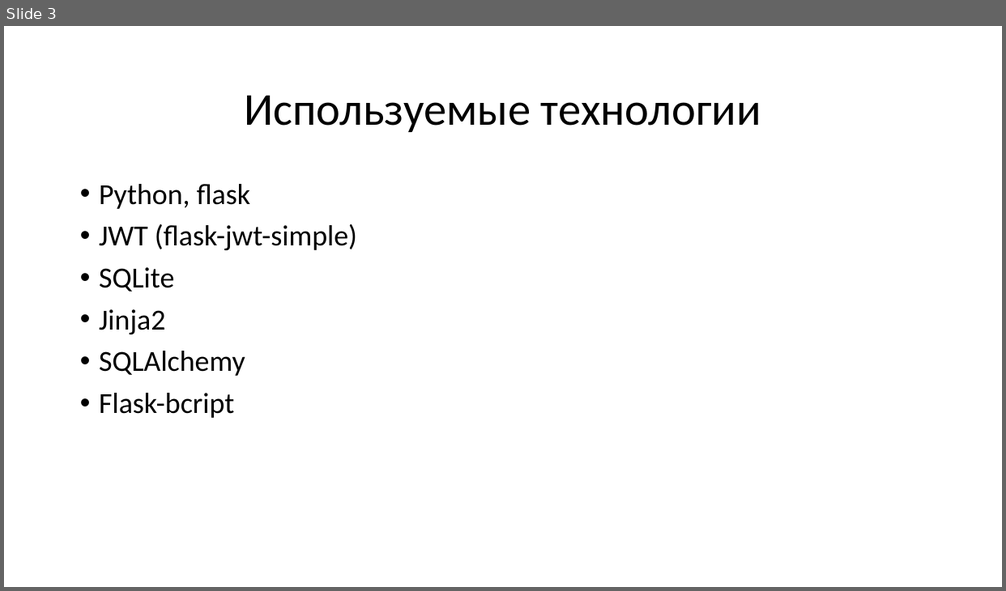
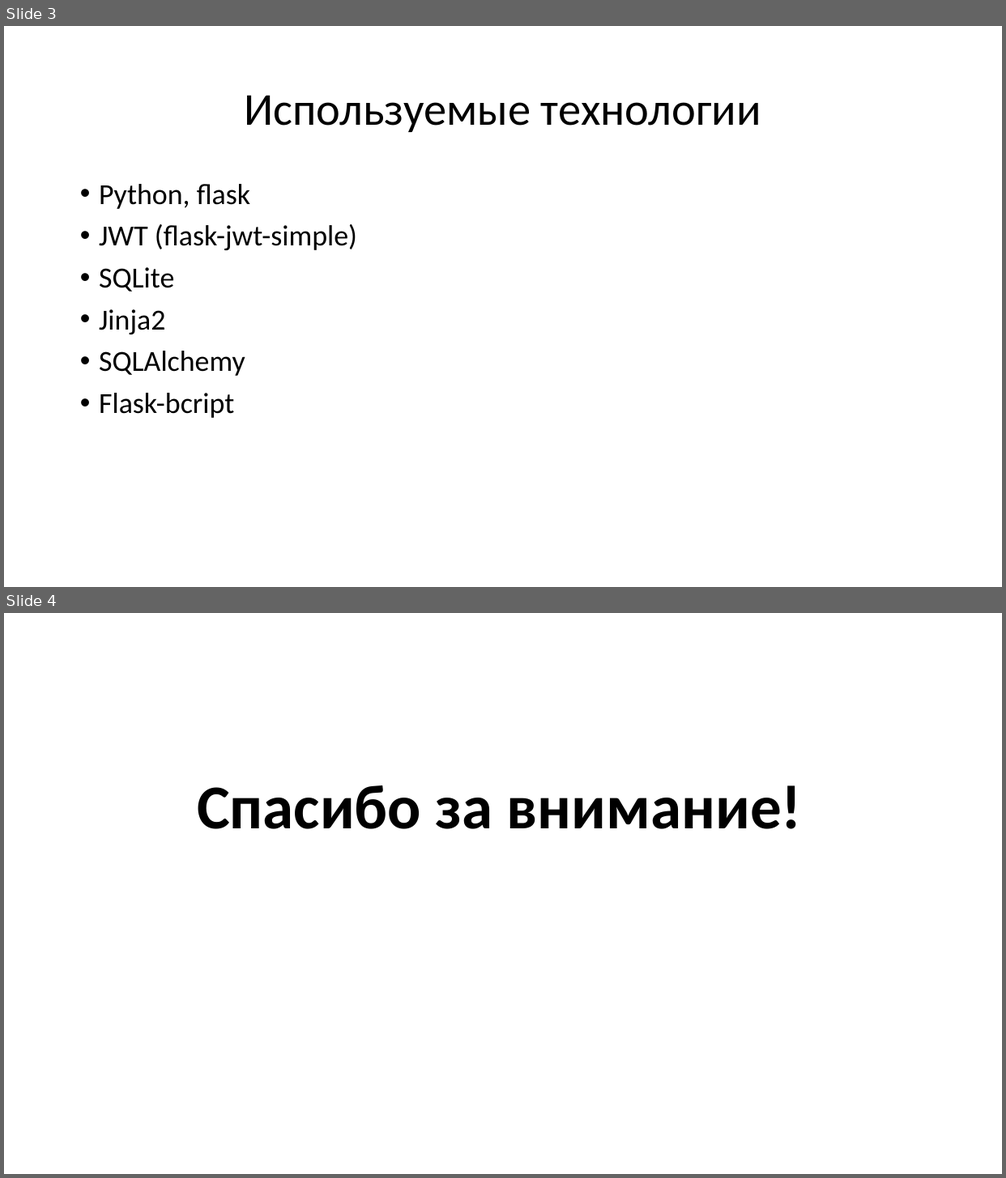
Before and after one commit to Ivan-Bolotov/flask-internet-store, a slide deck: Презентация.pptx. Shown one above the other, each under a label of ours: slide 3 before the commit, slides 3 and 4 after it. The pictures are 1006x591 and 1006x1178 pixels, drawn with LibreOffice and Linux fonts; fonts in the diff are those of the drawing. Boxes give left, top, right and bottom in pixels: in the first picture for what was removed or moved away, otherwise in the second. Text is boxed around its words. In the diff, an @@ line names an element or a change of style, - is before the commit and + after.

```diff
--- a/Презентация.pptx
+++ b/Презентация.pptx
@@ slide 4 added at [4, 613, 1002, 1174], background #FFFFFF @@
@@ title added at [197, 786, 802, 829], 60 pt, text #000000, bold @@
+Спасибо за внимание!
```
Also in this commit, not shown: 7 other files.
